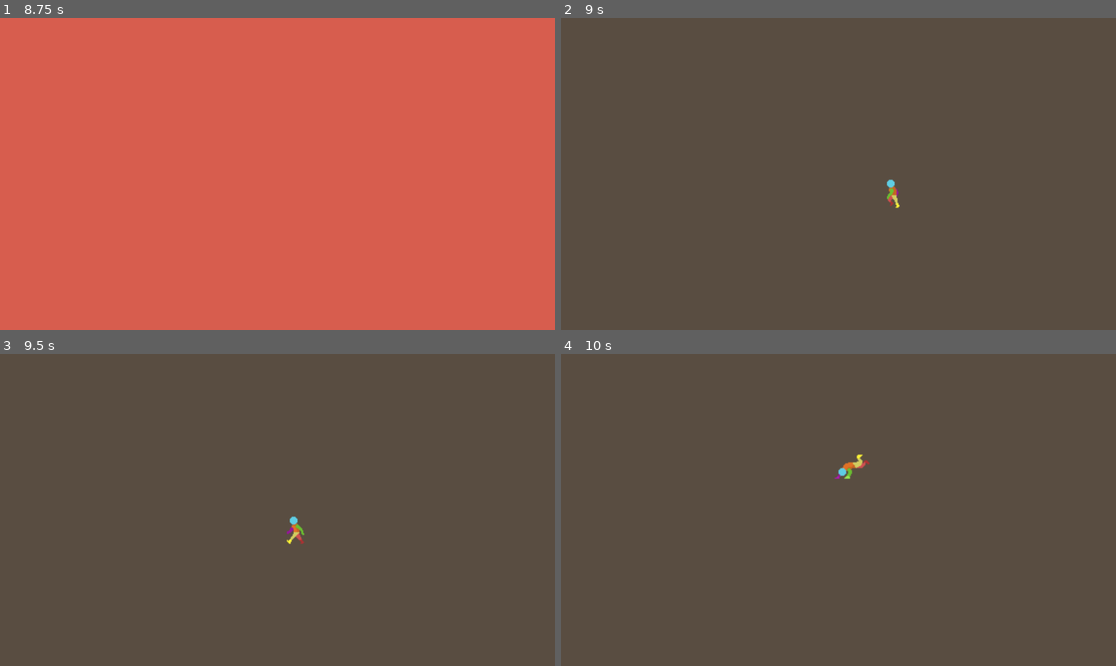
Above: before the commit, frames 1-4 (two rows, left to right).
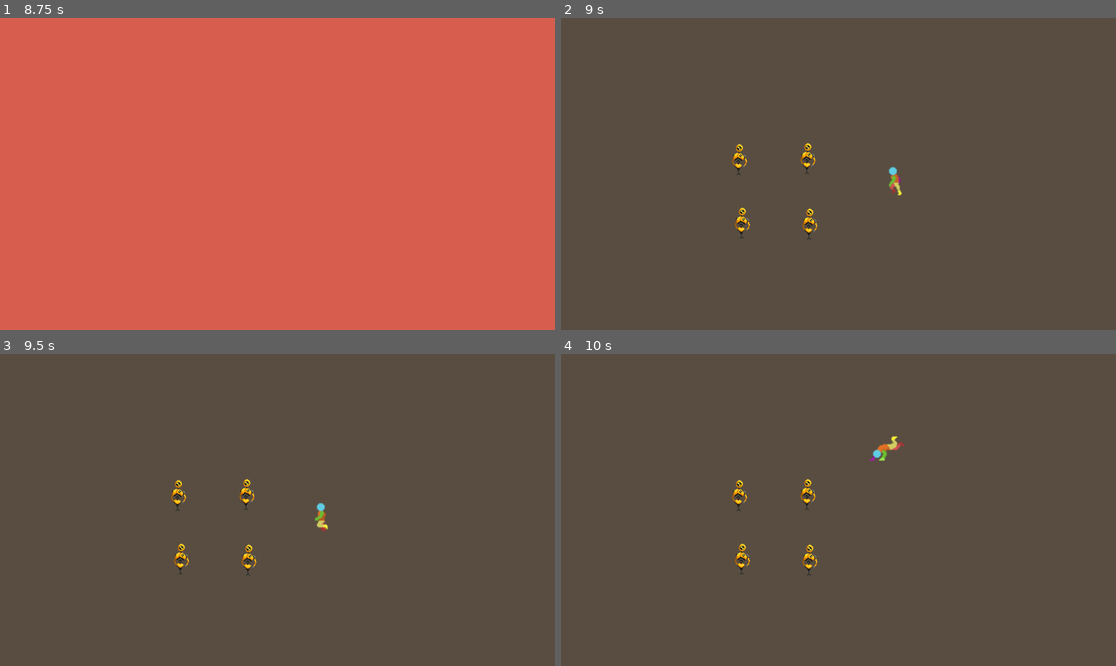
Above: after the commit, the same moments.

Repository: JuaniCargnel/Proyecto_Final_ProgIII
Game: Godot game, scene res://Escenas/pantallaPrincipal.tscn
The game is run twice, just before and just after one commit, with the same random seed, the same clock (stepped at 60 frames per second) and the same inputs.
Inputs (mouse positions are in pixels of both pictures, inside the frame that each line leads up to):
- Up to frame 1 (8.75 s): tap Enter at 0.5, 2, 3.5 s; move the mouse to (399, 158) at 0.52 s; hold Right (Right) 0.53-1.28 s; hold Shift (Correr) 0.53-1.28 s; click (399, 158) at 0.8 s; tap Space at 1.25, 2.75, 4.25 s; move the mouse to (166, 189) at 1.27 s; hold Down (Down) 1.28-2.03 s; click (166, 189) at 1.35 s; right-click (166, 189) at 1.55 s; move the mouse to (333, 105) at 2.02 s; hold Right (Right) 2.03-2.78 s; hold Right mouse button (GolpeB) 2.03-2.78 s; tap Q (Roll) at 2.3, 2.85, 6.05, 7.35 s; move the mouse to (249, 236) at 2.77 s; hold Up (Up) 2.78-3.53 s; tap 2 (Sword) at 3.05, 6.8 s; move the mouse to (444, 220) at 3.52 s; hold 2 (Sword) 3.53-4.28 s; hold Left (Left) 3.53-5.03 s; tap Shift (Correr) at 3.8, 4.35, 7.55 s; move the mouse to (111, 127) at 4.27 s; click (111, 127) at 4.55 s; move the mouse to (305, 174) at 5.02 s; press the mouse at (305, 174) at 5.03 s; hold Down (Down) 5.03-5.78 s; right-click (305, 174) at 5.3 s; move the mouse to (194, 96) at 5.77 s; release the mouse at (194, 96) at 5.78 s; hold Right (Right) 5.78-6.53 s; right-click (194, 96) at 5.85 s; move the mouse to (399, 158) at 6.52 s; hold Up (Up) 6.53-7.28 s; hold 1 (Hands) 6.53-7.28 s; move the mouse to (166, 189) at 7.27 s; hold Right (Right) 7.28-8.03 s; move the mouse to (333, 105) at 8.02 s; hold Down (Down) from 8.03 s (still down); hold 2 (Sword) from 8.03 s (still down); click (333, 105) at 8.3 s
- Up to frame 2 (9 s): move the mouse to (810, 236) at 8.77 s; release Down (Down) at 8.78 s; release 2 (Sword) at 8.78 s; hold Left (Left) from 8.78 s (still down); tap Tab (Tab) at 8.85 s
- Up to frame 3 (9.5 s): keep holding Left (Left); right-click (249, 572) at 9.05 s
- Up to frame 4 (10 s): move the mouse to (1005, 556) at 9.52 s; release Left (Left) at 9.53 s; hold Up (Up) from 9.53 s (still down); hold Shift (Correr) from 9.53 s (still down); tap Q (Roll) at 9.8 s

Frame 1 is identical in both runs. In frame 2, 0.7% of the frame differs, in the area x 30-62%, y 40-72%; in frame 3, 0.7%; in frame 4, 0.8%, in the area x 30-62%, y 26-72%.

Commit message:
Update 0.1

Diff:
--- /dev/null
+++ b/Escenas/Dummy.tscn
@@ -0,0 +1,85 @@
+[gd_scene load_steps=14 format=3 uid="uid://dpfkju1d15fk2"]
+
+[ext_resource type="Texture2D" uid="uid://bjaawesv3bo6i" path="res://Assets/Dummy/Dummy1.png" id="1_w8xu2"]
+[ext_resource type="Texture2D" uid="uid://b61tdu7bq45oo" path="res://Assets/Dummy/Dummy2.png" id="2_x8e64"]
+[ext_resource type="Texture2D" uid="uid://bivqrxdsuon70" path="res://Assets/Dummy/Dummy3.png" id="3_ncuec"]
+[ext_resource type="Texture2D" uid="uid://txjx0jh0g1eh" path="res://Assets/Dummy/Dummy4.png" id="4_vjvco"]
+[ext_resource type="Texture2D" uid="uid://d27beew54lqgt" path="res://Assets/Dummy/Dummy5.png" id="5_adt3x"]
+[ext_resource type="Texture2D" uid="uid://c0w2qgnm0stsh" path="res://Assets/Dummy/Dummy6.png" id="6_ihk2i"]
+[ext_resource type="Texture2D" uid="uid://wv7f1lxg1lve" path="res://Assets/Dummy/Dummy7.png" id="7_dqgxm"]
+[ext_resource type="Texture2D" uid="uid://8o4hocwm5by7" path="res://Assets/Dummy/Dummy8.png" id="8_ea5mf"]
+[ext_resource type="Script" path="res://Scripts/dummy.gd" id="9_n4ddw"]
+
+[sub_resource type="SpriteFrames" id="SpriteFrames_i7m71"]
+animations = [{
+"frames": [{
+"duration": 1.0,
+"texture": ExtResource("1_w8xu2")
+}, {
+"duration": 1.0,
+"texture": ExtResource("2_x8e64")
+}, {
+"duration": 1.0,
+"texture": ExtResource("3_ncuec")
+}, {
+"duration": 1.0,
+"texture": ExtResource("4_vjvco")
+}, {
+"duration": 1.0,
+"texture": ExtResource("5_adt3x")
+}, {
+"duration": 1.0,
+"texture": ExtResource("6_ihk2i")
+}, {
+"duration": 1.0,
+"texture": ExtResource("7_dqgxm")
+}, {
+"duration": 1.0,
+"texture": ExtResource("8_ea5mf")
+}],
+"loop": true,
+"name": &"dummy",
+"speed": 5.0
+}]
+
+[sub_resource type="RectangleShape2D" id="RectangleShape2D_0mpdk"]
+size = Vector2(13, 4)
+
+[sub_resource type="RectangleShape2D" id="RectangleShape2D_6ygqa"]
+size = Vector2(13, 32)
+
+[sub_resource type="CircleShape2D" id="CircleShape2D_p4k3q"]
+radius = 42.107
+
+[node name="Dummy" type="StaticBody2D" groups=["enemy"]]
+script = ExtResource("9_n4ddw")
+
+[node name="Sprite" type="AnimatedSprite2D" parent="."]
+position = Vector2(-2, -16)
+scale = Vector2(0.1, 0.1)
+sprite_frames = SubResource("SpriteFrames_i7m71")
+animation = &"dummy"
+
+[node name="CollisionShape2D" type="CollisionShape2D" parent="."]
+position = Vector2(-0.5, 0)
+shape = SubResource("RectangleShape2D_0mpdk")
+
+[node name="AreaDummy" type="Area2D" parent="."]
+position = Vector2(-2, -16)
+
+[node name="CollisionShape2D" type="CollisionShape2D" parent="AreaDummy"]
+position = Vector2(1.49999, 1.99999)
+scale = Vector2(0.999998, 0.999998)
+shape = SubResource("RectangleShape2D_6ygqa")
+
+[node name="HitboxCerca" type="Area2D" parent="."]
+position = Vector2(-2, -16)
+
+[node name="CollisionShape2D" type="CollisionShape2D" parent="HitboxCerca"]
+position = Vector2(1, 1)
+shape = SubResource("CircleShape2D_p4k3q")
+
+[connection signal="animation_looped" from="Sprite" to="." method="_on_sprite_animation_looped"]
+[connection signal="area_entered" from="AreaDummy" to="." method="_on_dummy_area_entered"]
+[connection signal="body_entered" from="HitboxCerca" to="." method="_on_hitbox_cerca_body_entered"]
+[connection signal="body_exited" from="HitboxCerca" to="." method="_on_hitbox_cerca_body_exited"]
--- a/Escenas/pantallaPrueba.tscn
+++ b/Escenas/pantallaPrueba.tscn
@@ -1,8 +1,11 @@
-[gd_scene load_steps=2 format=3 uid="uid://dd1bv4ft5d738"]
+[gd_scene load_steps=4 format=3 uid="uid://dd1bv4ft5d738"]
 
+[ext_resource type="Script" path="res://Scripts/main.gd" id="1_7mdi6"]
 [ext_resource type="PackedScene" uid="uid://dnuefdw5cng6h" path="res://Escenas/PersonajePrincipal.tscn" id="1_lgphv"]
+[ext_resource type="PackedScene" uid="uid://dpfkju1d15fk2" path="res://Escenas/Dummy.tscn" id="2_2m73a"]
 
 [node name="PantallaPrueba" type="Node2D"]
+script = ExtResource("1_7mdi6")
 
 [node name="ColorRect" type="ColorRect" parent="."]
 offset_left = -57.0
@@ -12,4 +15,16 @@
 color = Color(0.34902, 0.301961, 0.254902, 1)
 
 [node name="PersonajePrincipal" parent="." instance=ExtResource("1_lgphv")]
-position = Vector2(353, 181)
+position = Vector2(353, 182)
+
+[node name="Dummy" parent="." instance=ExtResource("2_2m73a")]
+position = Vector2(189, 227)
+
+[node name="Dummy2" parent="." instance=ExtResource("2_2m73a")]
+position = Vector2(259, 228)
+
+[node name="Dummy3" parent="." instance=ExtResource("2_2m73a")]
+position = Vector2(257, 160)
+
+[node name="Dummy4" parent="." instance=ExtResource("2_2m73a")]
+position = Vector2(186, 161)
--- a/Escenas/personajePrincipal.tscn
+++ b/Escenas/personajePrincipal.tscn
@@ -653,7 +653,7 @@
 }],
 "loop": true,
 "name": &"swordAttack",
-"speed": 15.0
+"speed": 13.0
 }, {
 "frames": [{
 "duration": 1.0,
@@ -805,18 +805,22 @@
 }]
 
 [sub_resource type="RectangleShape2D" id="RectangleShape2D_vrb56"]
-size = Vector2(20, 31)
-
-[node name="PersonajePrincipal" type="CharacterBody2D"]
+size = Vector2(19, 4)
+
+[sub_resource type="RectangleShape2D" id="RectangleShape2D_hpf4g"]
+size = Vector2(6, 6.75)
+
+[node name="PersonajePrincipal" type="CharacterBody2D" groups=["player"]]
 script = ExtResource("1_qp7oi")
 
 [node name="Sprite" type="AnimatedSprite2D" parent="."]
+position = Vector2(1, -14)
 sprite_frames = SubResource("SpriteFrames_tq0vl")
-animation = &"idle"
-
-[node name="CollisionShape2D" type="CollisionShape2D" parent="."]
-visible = false
-position = Vector2(-1, 1.5)
+animation = &"swordStab"
+frame = 4
+
+[node name="Hitbox" type="CollisionShape2D" parent="."]
+position = Vector2(-0.5, 0)
 shape = SubResource("RectangleShape2D_vrb56")
 
 [node name="Timers" type="Node" parent="."]
@@ -844,6 +848,15 @@
 [node name="HitATimer" type="Timer" parent="Timers"]
 wait_time = 0.2
 one_shot = true
+
+[node name="AreaGolpes" type="Area2D" parent="." groups=["golpe"]]
+position = Vector2(1, -14)
+
+[node name="CollisionShapeGolpes" type="CollisionShape2D" parent="AreaGolpes"]
+position = Vector2(27, 2)
+scale = Vector2(4, 1)
+shape = SubResource("RectangleShape2D_hpf4g")
+disabled = true
 
 [connection signal="timeout" from="Timers/Roll" to="." method="_on_roll_timeout"]
 [connection signal="timeout" from="Timers/RollTimer" to="." method="_on_roll_timer_timeout"]
--- /dev/null
+++ b/Scripts/dummy.gd
@@ -0,0 +1,21 @@
+extends StaticBody2D
+
+@export var inArea:bool
+@export var canBeHit:bool = false
+
+func _on_dummy_area_entered(area):
+	if area.is_in_group("golpe") and canBeHit:
+		$Sprite.play("dummy")
+	else:
+		pass
+
+func _on_sprite_animation_looped():
+	$Sprite.stop()
+
+func _on_hitbox_cerca_body_entered(body):
+	if body.is_in_group("player"):
+		inArea = true
+
+func _on_hitbox_cerca_body_exited(body):
+	if body.is_in_group("player"):
+		inArea = false
--- /dev/null
+++ b/Scripts/main.gd
@@ -0,0 +1,27 @@
+extends Node2D
+
+@onready var prueba = get_node("PersonajePrincipal")
+
+func _process(_delta):
+	render($Dummy)
+	zonas_enemigos_on_hit()
+
+func render(sprite2):
+	if $PersonajePrincipal.position.y >= sprite2.position.y - 5:
+		sprite2.z_index = 1
+		$PersonajePrincipal.z_index = 2
+	else:
+		$PersonajePrincipal.z_index = 1
+		sprite2.z_index = 2
+
+func on_hit(enemy):
+	if $PersonajePrincipal.position.y >= enemy.position.y - 5 and $PersonajePrincipal.position.y <= enemy.position.y + 4 and enemy.inArea:
+		enemy.canBeHit = true
+	else:
+		enemy.canBeHit = false
+
+func zonas_enemigos_on_hit():
+	var enemigos = get_tree().get_nodes_in_group("enemy")
+
+	for enemigo in enemigos:
+		on_hit(enemigo)
--- a/Scripts/personajePrincipal.gd
+++ b/Scripts/personajePrincipal.gd
@@ -2,16 +2,14 @@
 
 const velWalk = 75
 const velRun = 150
-const velRoll = 260
-
-var direcRoll:Vector2
+const velRoll = 200
+
 var direccion:Vector2
+var valor_tmp_roll = Vector2()
 
 var canRoll = true
 var canHitB = true
 var canHitA = true
-
-var walk = false
 var roll = false
 var run = false
 var idle = true
@@ -19,55 +17,54 @@
 var hitB = false
 var comboA = false
 var comboB = false
-var rollX = false
-var rollY = false
 var activeSword = false
+var izquierda = false
+var derecha = true
+
 
 func _ready():
 	$Sprite.play("idle")
 
-func _physics_process(_delta):
-	estados()
+func _process(delta):
+	estados(delta)
 	animations()
 	move_and_slide()
 
-func estados():
+func estados(delta):
+	rolling()
+	movimientos(delta)
 	walking()
 	running()
-	rolling()
 	hitting()
-	movimientos()
-
-func movimientos():
+
+func movimientos(delta):
 	if Input.is_action_pressed("Sword"):
 		activeSword = true
 	if Input.is_action_pressed("Hands"):
 		activeSword = false
 
 	if run:
-		velocity.x = direccion.normalized().x * velRun
-		velocity.y = direccion.normalized().y * velRun
+		translate(direccion.normalized() * velRun * delta)
 	elif roll:
-		if rollX:
-			velocity.x = direcRoll.normalized().x * velRoll
-		if rollY:
-			velocity.y = direcRoll.normalized().y * velRoll
-	else:
-		velocity.x = direccion.normalized().x * velWalk
-		velocity.y = direccion.normalized().y * velWalk
+		translate(direccion.normalized() * velRoll * delta)
+	else:
+		translate(direccion.normalized() * velWalk * delta)
 
 func animations():
 	var animationName = get_animation_name()
 	$Sprite.play(animationName)
 
 func get_animation_name():
-	if velocity != Vector2.ZERO and not roll and not run:
-		if activeSword:
-			idle = false
-			return "swordWalk"
-		else:
-			idle = false
-			return "walk"
+	if hitA:
+		if activeSword:
+			return "swordAttack"
+		else:
+			return "jab"
+	elif hitB:
+		if activeSword:
+			return "swordStab"
+		else:
+			return "cross"
 	elif run:
 		if activeSword:
 			return "swordRun"
@@ -75,16 +72,11 @@
 			return "run"
 	elif roll:
 		return "roll"
-	elif hitA:
-		if activeSword:
-			return "swordAttack"
-		else:
-			return "jab"
-	elif hitB:
-		if activeSword:
-			return "swordStab"
-		else:
-			return "cross"
+	elif direccion != Vector2.ZERO and not roll and not run:
+		if activeSword:
+			return "swordWalk"
+		else:
+			return "walk"
 	else:
 		if activeSword:
 			idle = true
@@ -94,68 +86,95 @@
 			return "idle"
 
 func walking():
-	direccion = Vector2()
+	var input_x = Input.get_action_strength("Right") - Input.get_action_strength("Left")
+	var input_y = Input.get_action_strength("Down") - Input.get_action_strength("Up")
 
 	if Input.is_action_pressed("Right"):
-		direccion.x += 1
 		$Sprite.set_flip_h(false)
+		$Hitbox.position = Vector2(-0.5,0)
+		derecha = true
+		izquierda = false
 	if Input.is_action_pressed("Left"):
-		direccion.x -= 1
 		$Sprite.set_flip_h(true)
-	if Input.is_action_pressed("Up"):
-		direccion.y -= 1
-	if Input.is_action_pressed("Down"):
-		direccion.y += 1
+		$Hitbox.position = Vector2(2.5,0)
+		izquierda = true
+		derecha = false
+
+	direccion = Vector2(input_x, input_y)
 
 func running():
-	if Input.is_action_pressed("Correr") and not roll and not hitA and not hitB and velocity != Vector2.ZERO:
+	if Input.is_action_pressed("Correr") and not roll and not hitA and not hitB and direccion != Vector2.ZERO:
 		run = true
 	else:
 		run = false
 
 func rolling():
-	if direccion.x == 1 and roll:
-		direcRoll.x = 1
-		rollX = true
-	elif direccion.x == -1 and roll:
-		direcRoll.x = -1
-		rollX = true
-
-	if Input.is_action_pressed("Roll") and canRoll and not hitA and not hitB and velocity != Vector2.ZERO:
+	if Input.is_action_pressed("Roll") and canRoll and not hitA and not hitB and direccion != Vector2.ZERO:
 		roll = true
 		canRoll = false
+		valor_tmp_roll = direccion
 		$Timers/Roll.start()
 	elif roll:
 		if Input.is_action_pressed("GolpeA"):
 			comboA = true
 		if Input.is_action_pressed("GolpeB"):
 			comboB = true
+		direccion = valor_tmp_roll
 	else:
 		roll = false
+		valor_tmp_roll = null
 
 func hitting():
-	if Input.is_action_pressed("GolpeA") and canHitA and not roll:
+	if Input.is_action_pressed("GolpeA") and canHitA and not roll and not hitB:
 		hitA = true
 		canHitA = false
 		$Timers/HitA.start()
-	elif hitA:
-		velocity = Vector2.ZERO
-	else:
-		hitA = false
-
-	if Input.is_action_pressed("GolpeB") and canHitB and not roll:
+	elif Input.is_action_pressed("GolpeB") and canHitB and not roll and not hitA:
 		hitB = true
 		canHitB = false
 		$Timers/HitB.start()
+	elif hitA:
+		if activeSword:
+			$AreaGolpes/CollisionShapeGolpes.scale = Vector2(2.5,4)
+			if derecha:
+				$AreaGolpes/CollisionShapeGolpes.position = Vector2(20,2)
+			if izquierda:
+				$AreaGolpes/CollisionShapeGolpes.position = Vector2(-20,1)
+		elif !activeSword:
+			$AreaGolpes/CollisionShapeGolpes.scale = Vector2(2,1)
+			if derecha:
+				$AreaGolpes/CollisionShapeGolpes.position = Vector2(14,-1)
+			elif izquierda:
+				$AreaGolpes/CollisionShapeGolpes.position = Vector2(-14,-1)
+
+		direccion = Vector2.ZERO
+		$AreaGolpes/CollisionShapeGolpes.disabled = false
+
+		if Input.is_action_pressed("GolpeB"):
+			comboB = true
 	elif hitB:
-		velocity = Vector2.ZERO
+		if activeSword:
+			$AreaGolpes/CollisionShapeGolpes.scale = Vector2(4,1)
+			if derecha:
+				$AreaGolpes/CollisionShapeGolpes.position = Vector2(27,2)
+			elif izquierda:
+				$AreaGolpes/CollisionShapeGolpes.position = Vector2(-27,2)
+		elif !activeSword:
+			$AreaGolpes/CollisionShapeGolpes.scale = Vector2(2,2)
+			if derecha:
+				$AreaGolpes/CollisionShapeGolpes.position = Vector2(22,4)
+			elif izquierda:
+				$AreaGolpes/CollisionShapeGolpes.position = Vector2(-22,4)
+
+		direccion = Vector2.ZERO
+		$AreaGolpes/CollisionShapeGolpes.disabled = false
 	else:
 		hitB = false
+		hitA = false
+		$AreaGolpes/CollisionShapeGolpes.disabled = true
 
 func _on_roll_timeout():
 	roll = false
-	rollY = false
-	rollX = false
 
 	if comboA:
 		hitA = true
@@ -171,18 +190,20 @@
 func _on_roll_timer_timeout():
 	canRoll = true
 
+func _on_hit_a_timeout():
+	hitA = false
+	$Timers/HitATimer.start()
+	if comboB:
+		hitB = true
+		$Timers/HitB.start()
+		comboB = false
+
+func _on_hit_a_timer_timeout():
+	canHitA = true
+
 func _on_hit_b_timeout():
 	hitB = false
-	$Sprite.play("idle")
 	$Timers/HitBTimer.start()
 
 func _on_hit_b_timer_timeout():
 	canHitB = true
-
-func _on_hit_a_timeout():
-	hitA = false
-	$Sprite.play("idle")
-	$Timers/HitATimer.start()
-
-func _on_hit_a_timer_timeout():
-	canHitA = true
--- a/project.godot
+++ b/project.godot
@@ -12,12 +12,11 @@
 
 config/name="Proyecto_Final_ProgIII"
 run/main_scene="res://Escenas/PantallaPrincipal.tscn"
-config/features=PackedStringArray("4.1", "Forward Plus")
+config/features=PackedStringArray("4.2", "Forward Plus")
 config/icon="res://icon.svg"
 
 [display]
 
-window/size/mode=3
 window/stretch/scale=2.0
 
 [input]
Not shown, added: Assets/Dummy/Creditos.txt
Binary file added: Assets/Dummy/Dummy1.png
Not shown, added: Assets/Dummy/Dummy1.png.import
Binary file added: Assets/Dummy/Dummy2.png
Not shown, added: Assets/Dummy/Dummy2.png.import
Binary file added: Assets/Dummy/Dummy3.png
Not shown, added: Assets/Dummy/Dummy3.png.import
Binary file added: Assets/Dummy/Dummy4.png
Not shown, added: Assets/Dummy/Dummy4.png.import
Binary file added: Assets/Dummy/Dummy5.png
Not shown, added: Assets/Dummy/Dummy5.png.import
Binary file added: Assets/Dummy/Dummy6.png
(and 7 more such lines)
